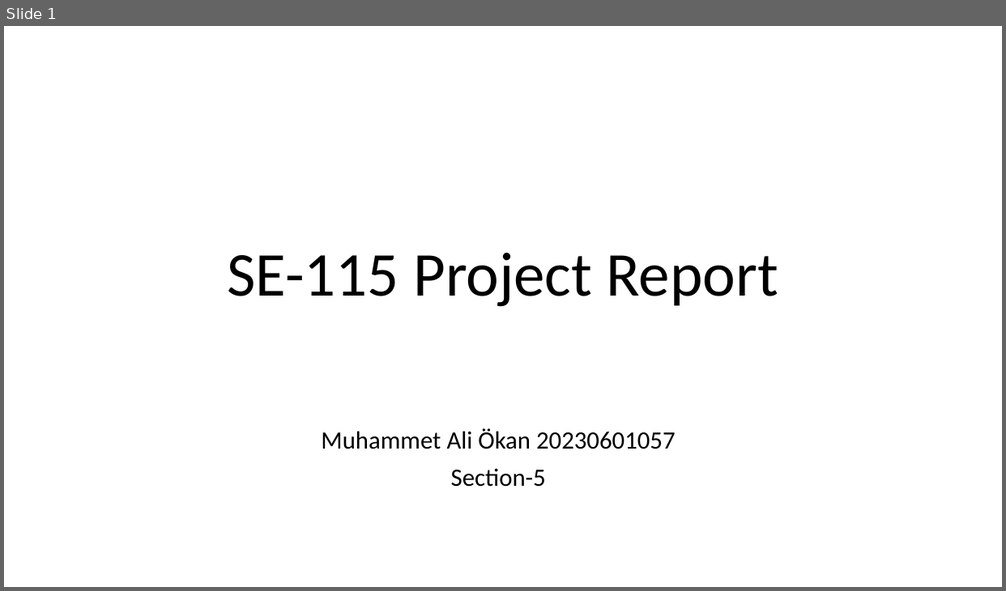
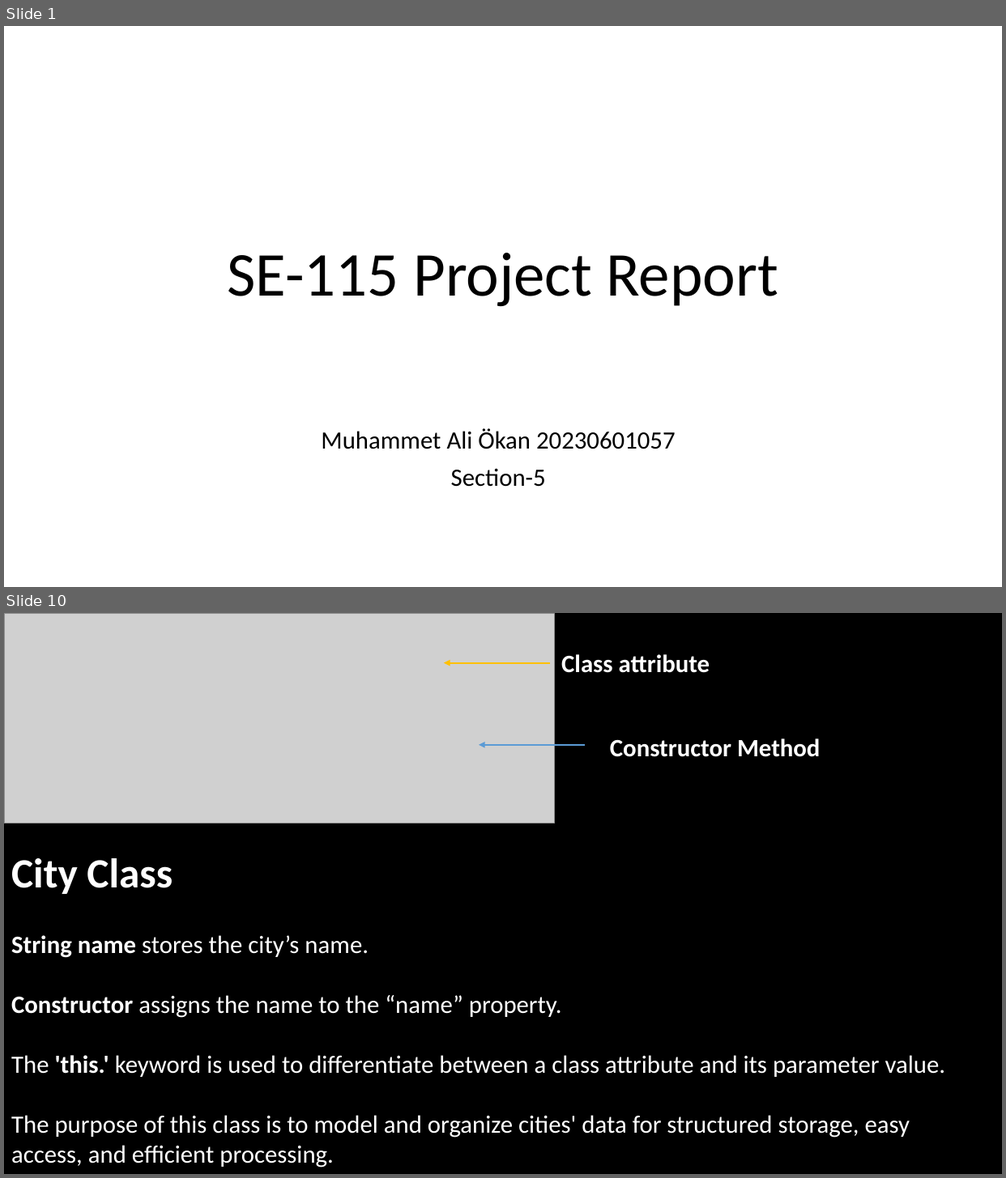
Before and after one commit to maliokan/SE115-Maps, a slide deck: Proje/Report.pptx. Shown one above the other, each under a label of ours: slide 1 before the commit, slides 1 and 10 after it; the slides between them are not shown. The pictures are 1006x591 and 1006x1178 pixels, drawn with LibreOffice and Linux fonts; fonts in the diff are those of the drawing; grey boxes stand for pictures. Boxes give left, top, right and bottom in pixels: in the first picture for what was removed or moved away, otherwise in the second. Text is boxed around its words. In the diff, an @@ line names an element or a change of style, - is before the commit and + after.

```diff
--- a/Proje/Report.pptx
+++ b/Proje/Report.pptx
@@ slide 10 added at (4, 613, 1002, 1174), background #000000 @@
@@ picture added at (4, 613, 554, 824) @@
@@ text added at (561, 654, 710, 673), 24 pt, text #FFFFFF, bold @@
+Class attribute
@@ arrow added from (551, 663) to (444, 663), #FFC000 1.5 pt @@
@@ arrow added from (585, 745) to (479, 745), #5B9BD5 1.5 pt @@
@@ text added at (610, 739, 820, 757), 24 pt, text #FFFFFF, bold @@
+Constructor Method
@@ text added at (11, 858, 172, 894), 40 pt, text #FFFFFF, bold @@
+City Class
@@ text added at (11, 935, 946, 1168), 24 pt, text #FFFFFF @@
+String name stores the city’s name.
+Constructor assigns the name to the “name” property.
+The 'this.' keyword is used to differentiate between a class attribute and its parameter value.
+The purpose of this class is to model and organize cities' data for structured storage, easy access, and efficient processing.
```
Also in this commit, not shown: 2 slides changed, 5 other slides added, 11 other files.
